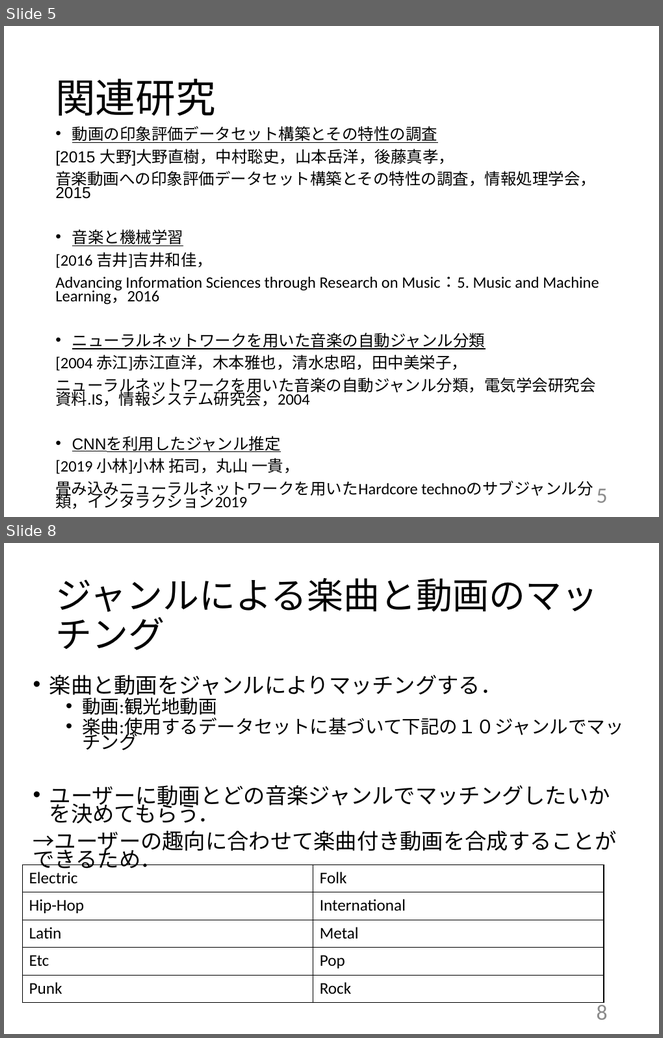
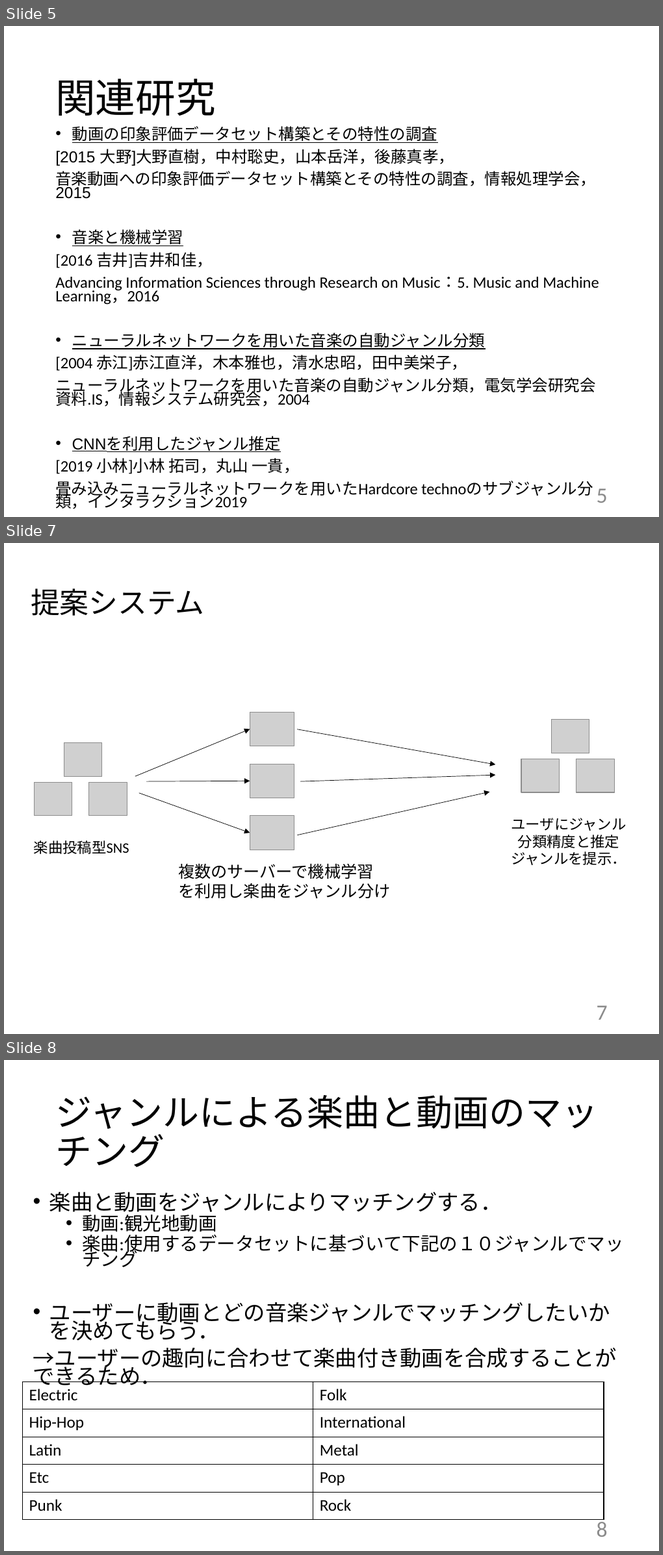
Before and after one commit to kait-takanolab/1821144-yoshii-thesis, a slide deck: 発表用スライド/1821144_卒研発表.pptx. Shown one above the other, each under a label of ours: slides 5 and 8 before the commit, slides 5, 7 and 8 after it; the slides between them are not shown. The pictures are 663x1038 and 663x1555 pixels, drawn with LibreOffice and Linux fonts; fonts in the diff are those of the drawing; grey boxes stand for pictures. Boxes give left, top, right and bottom in pixels: in the first picture for what was removed or moved away, otherwise in the second. Text is boxed around its words. In the diff, an @@ line names an element or a change of style, - is before the commit and + after.

```diff
--- a/発表用スライド/1821144_卒研発表.pptx
+++ b/発表用スライド/1821144_卒研発表.pptx
@@ slide 7 added at (x1=4, y1=543, x2=659, y2=1034), background #FFFFFF @@
@@ text added at (x1=31, y1=589, x2=205, y2=616), 32 pt, text #000000 @@
+提案システム
@@ group added at (x1=34, y1=712, x2=627, y2=899): 9 pictures, 6 arrows, 3 texts @@
+楽曲投稿型SNS
+複数のサーバーで機械学習
+を利用し楽曲をジャンル分け
+ユーザにジャンル分類精度と推定ジャンルを提示．
@@ page number added at (x1=597, y1=1006, x2=608, y2=1020), 24 pt, text #8C8C8C @@
+7
```
Also in this commit, not shown: 4 slides changed, 1 slide removed.
